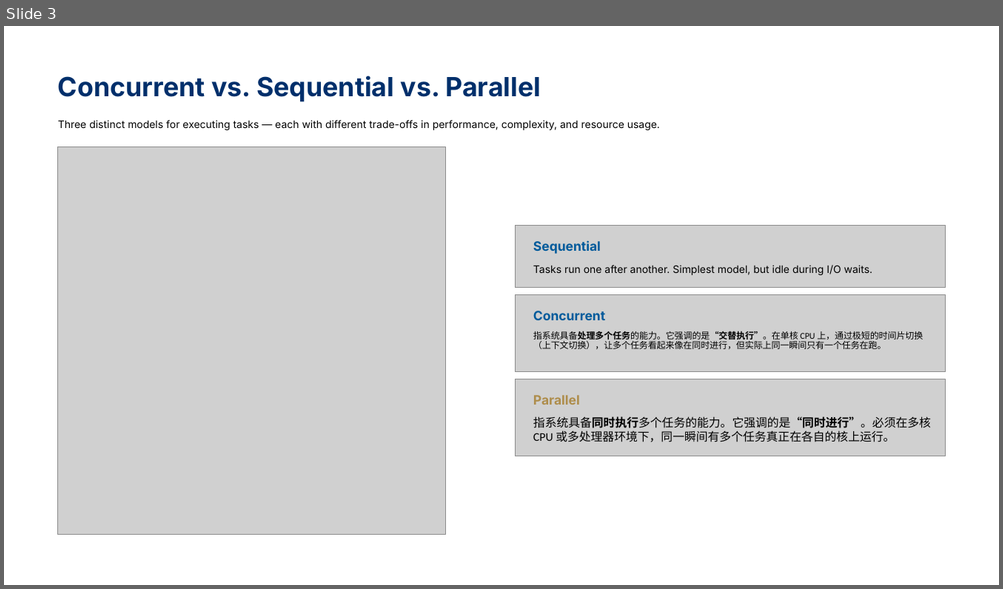
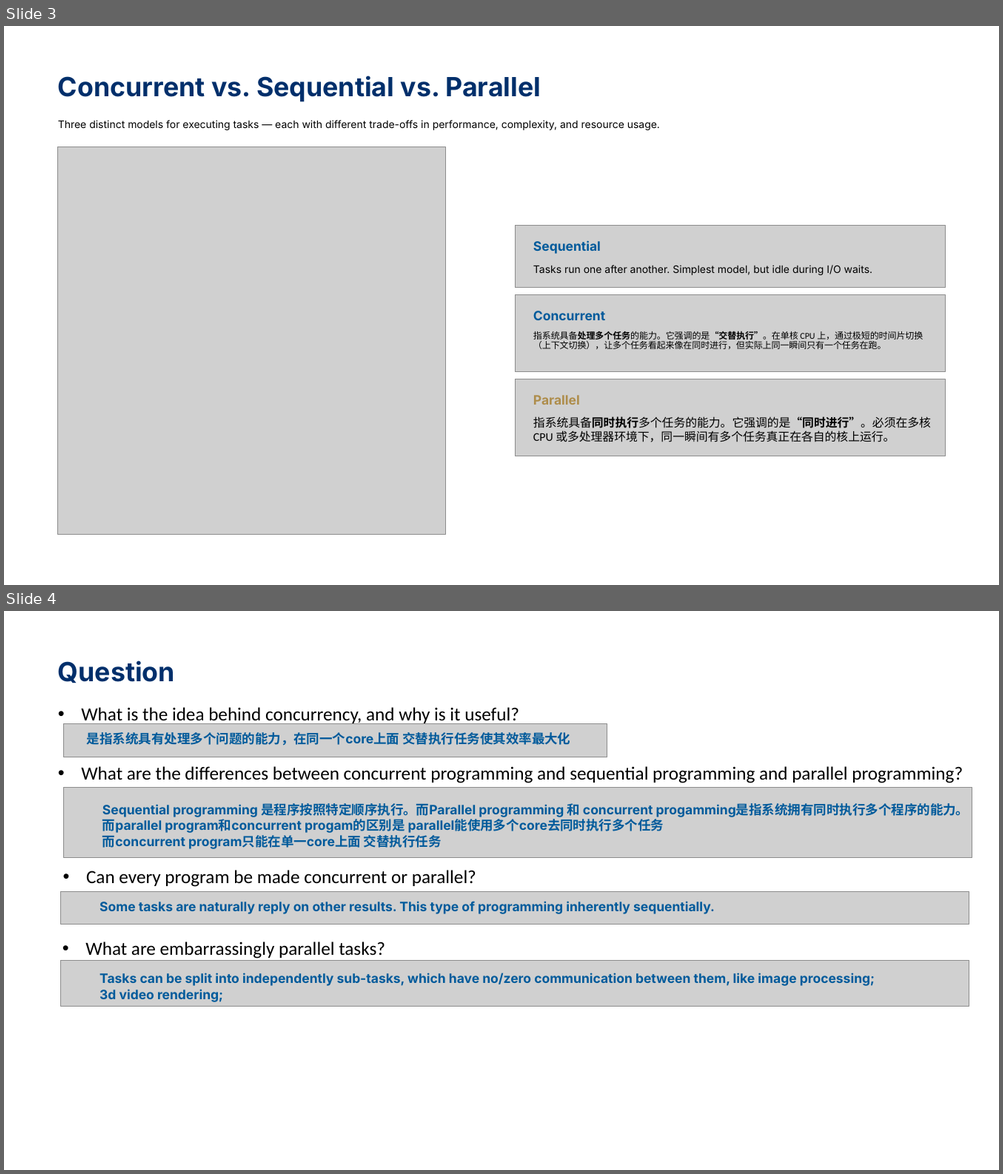
Before and after one commit to ZiZi1noob/Mastering-Concurrency-in-Python, a slide deck: Mastering-Concurrency-in-Python.pptx. Shown one above the other, each under a label of ours: slide 3 before the commit, slides 3 and 4 after it. The pictures are 1003x589 and 1003x1174 pixels, drawn with LibreOffice and Linux fonts; fonts in the diff are those of the drawing; grey boxes stand for pictures; background and template pictures are left out. Boxes give left, top, right and bottom in pixels: in the first picture for what was removed or moved away, otherwise in the second. Text is boxed around its words. In the diff, an @@ line names an element or a change of style, - is before the commit and + after.

```diff
--- a/Mastering-Concurrency-in-Python.pptx
+++ b/Mastering-Concurrency-in-Python.pptx
@@ slide 4 added at box(4, 611, 999, 1170), background #000000; not listed: 1 template element that a slide beside it also shows @@
@@ text added at box(58, 661, 175, 684), 25.5 pt, text #002F6B, bold @@
+Question
@@ text added at box(81, 707, 519, 725), 18 pt, text #000000 @@
+• What is the idea behind concurrency, and why is it useful?
@@ picture added at box(64, 723, 608, 758) @@
@@ text added at box(87, 732, 570, 746), 12.5 pt, text #005A9B, bold @@
+是指系统具有处理多个问题的能力，在同一个core上面 交替执行任务使其效率最大化
@@ picture added at box(64, 787, 972, 858) @@
@@ text added at box(81, 766, 962, 783), 18 pt, text #000000 @@
+• What are the differences between concurrent programming and sequential programming and parallel programming?
@@ text added at box(102, 803, 969, 849), 12.5 pt, text #005A9B, bold @@
+Sequential programming 是程序按照特定顺序执行。而Parallel programming 和 concurrent progamming是指系统拥有同时执行多个程序的能力。
+而parallel program和concurrent progam的区别是 parallel能使用多个core去同时执行多个任务
+而concurrent program只能在单一core上面 交替执行任务
@@ text added at box(86, 870, 476, 887), 18 pt, text #000000 @@
+• Can every program be made concurrent or parallel?
@@ picture added at box(61, 892, 969, 924) @@
@@ text added at box(99, 901, 714, 914), 12.5 pt, text #005A9B, bold @@
+Some tasks are naturally reply on other results. This type of programming inherently sequentially.
@@ text added at box(85, 942, 385, 959), 18 pt, text #000000 @@
+• What are embarrassingly parallel tasks?
@@ picture added at box(61, 961, 969, 1006) @@
@@ text added at box(99, 973, 874, 1002), 12.5 pt, text #005A9B, bold @@
+Tasks can be split into independently sub-tasks, which have no/zero communication between them, like image processing;
+3d video rendering;
```
Also in this commit, not shown: 3 other slides added, 1 other file.
